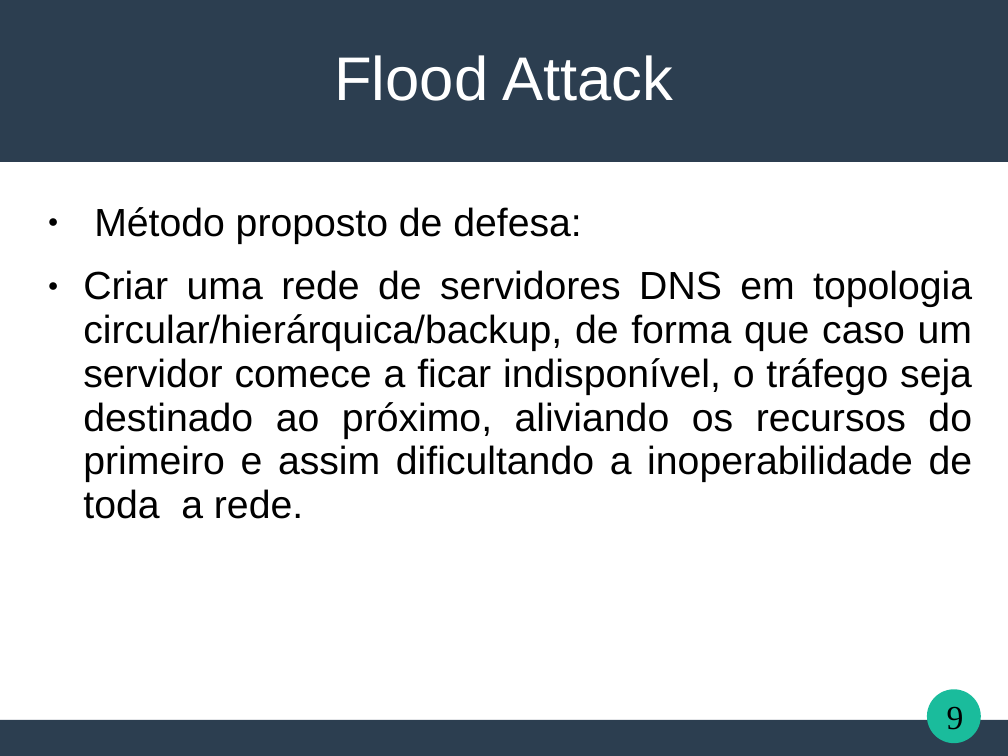
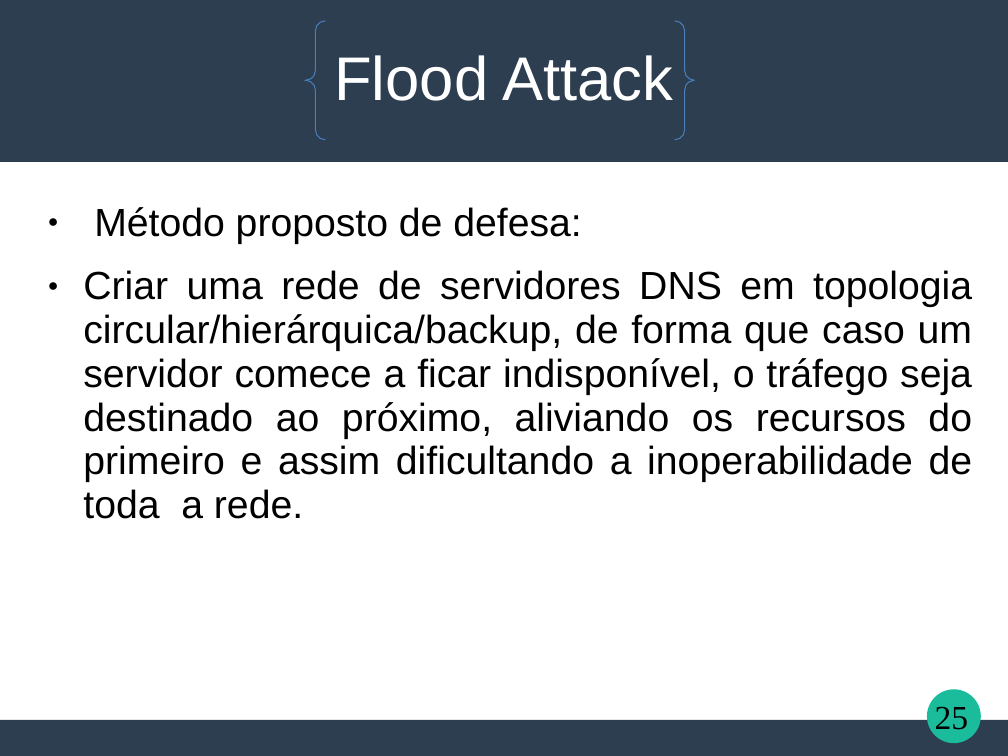
Before and after one commit to TSaytson/teste-trabalho-redes, a slide deck: slide 25 of DNS.ppt (slide 9 before the commit). Drawn at 1008x756 pixels with LibreOffice and Linux fonts; fonts in the diff are those of the drawing. Boxes give left, top, right and bottom in pixels: in the first picture for what was removed or moved away, otherwise in the second. Text is boxed around its words. In the diff, an @@ line names an element or a change of style, - is before the commit and + after.

```diff
--- a/DNS.ppt
+++ b/DNS.ppt
@@ brace pair added at box(305, 21, 695, 140), outline #4A7EBB 0.74 pt @@
@@ page number added at box(935, 706, 969, 730), 24 pt, text #000000 @@
+25
@@ page number removed at box(947, 706, 964, 730) @@
-9
```
Also in this commit, not shown: 13 other slides changed, 17 slides added, 1 slide removed.
